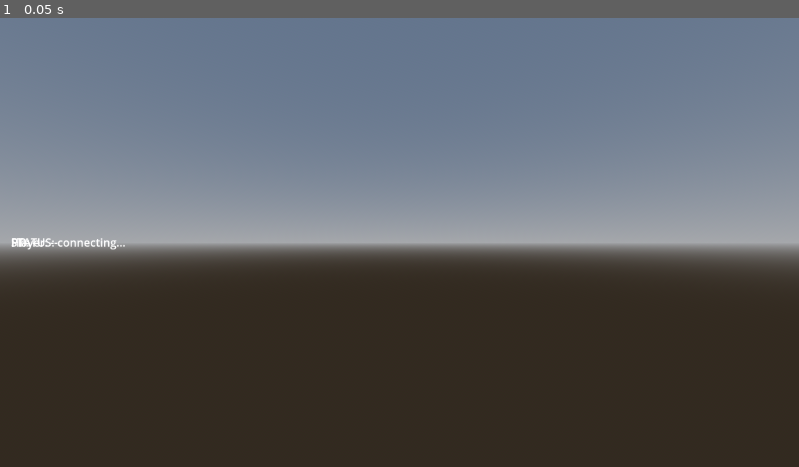
Above: before the commit, frame 1.
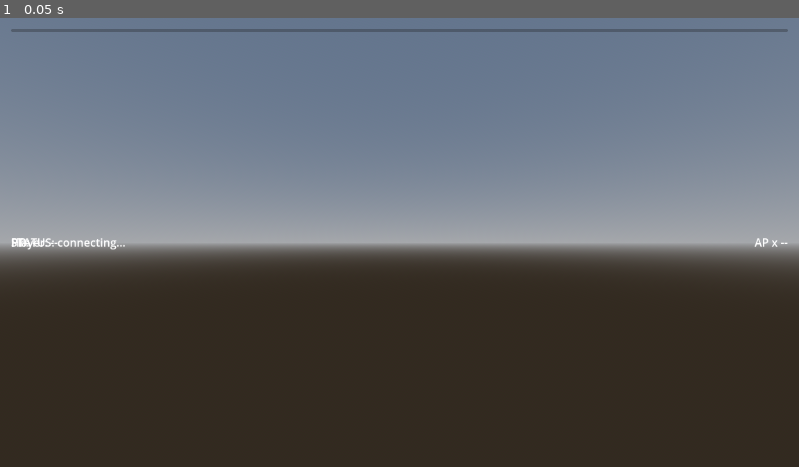
Above: after the commit, the same moment.

Repository: fqdeng/tank-war-world
Game: Godot game, scene res://client/main_client.tscn
The game is run twice, just before and just after one commit, with the same random seed, the same clock (stepped at 60 frames per second) and the same inputs.
Inputs:
- Up to frame 1 (0.05 s): no input

The runs differ from the first frame. In frame 1, 0.7% of the frame differs, in the area x 1-99%, y 2-52%.
Error after the commit: Assertion failed: WS connect_to_url failed (err=1) (res://client/net/ws_client.gd:16)

Commit message:
tune(plan-05): slower shells (280 m/s) + quick reload (2.5s) + ammo/reload UI
- Shell initial speed 450 → 280 for pronounced ballistic drop
- Reload time 4.5s → 2.5s
- TankSnapshot carries ammo + reload_remaining
- BasicHUD shows ammo count + reload progress bar
- Scope overlay shows ammo + reload progress bar

Diff:
--- a/client/hud/basic_hud.gd
+++ b/client/hud/basic_hud.gd
@@ -4,6 +4,8 @@
 @onready var _status: Label = $Container/StatusLabel
 @onready var _hp: Label = $Container/HpLabel
 @onready var _id: Label = $Container/IdLabel
+@onready var _ammo: Label = $Container/AmmoLabel
+@onready var _reload: ProgressBar = $Container/ReloadBar
 
 func set_status(s: String) -> void:
     if _status:
@@ -16,3 +18,14 @@
 func set_player_id(pid: int) -> void:
     if _id:
         _id.text = "Player: %d" % pid
+
+func set_ammo(n: int) -> void:
+    if _ammo:
+        _ammo.text = "AP x %d" % n
+
+# remaining_s: seconds left on reload; total_s: reload duration. 0 remaining = full bar.
+func set_reload(remaining_s: float, total_s: float) -> void:
+    if _reload == null or total_s <= 0.0:
+        return
+    var frac: float = 1.0 - clamp(remaining_s / total_s, 0.0, 1.0)
+    _reload.value = frac
--- a/client/hud/basic_hud.tscn
+++ b/client/hud/basic_hud.tscn
@@ -30,3 +30,29 @@
 anchor_bottom = 1.0
 offset_top = -20
 text = "Player: --"
+
+[node name="AmmoLabel" type="Label" parent="Container"]
+anchor_left = 1.0
+anchor_top = 1.0
+anchor_right = 1.0
+anchor_bottom = 1.0
+offset_left = -220
+offset_top = -56
+offset_right = -20
+offset_bottom = -36
+horizontal_alignment = 2
+text = "AP x --"
+
+[node name="ReloadBar" type="ProgressBar" parent="Container"]
+anchor_left = 1.0
+anchor_top = 1.0
+anchor_right = 1.0
+anchor_bottom = 1.0
+offset_left = -220
+offset_top = -30
+offset_right = -20
+offset_bottom = -10
+min_value = 0.0
+max_value = 1.0
+step = 0.01
+show_percentage = false
--- a/client/hud/scope_overlay.gd
+++ b/client/hud/scope_overlay.gd
@@ -5,6 +5,7 @@
 @onready var _dist_label: Label = $DistLabel
 @onready var _ammo_label: Label = $AmmoLabel
 @onready var _pitch_label: Label = $PitchLabel
+@onready var _reload: ProgressBar = $ReloadBar
 
 func set_zoom(z: int) -> void:
     if _zoom_label:
@@ -24,6 +25,12 @@
 func set_pitch(deg: float) -> void:
     if _pitch_label:
         _pitch_label.text = "GUN %+.1f°" % deg
+
+func set_reload(remaining_s: float, total_s: float) -> void:
+    if _reload == null or total_s <= 0.0:
+        return
+    var frac: float = 1.0 - clamp(remaining_s / total_s, 0.0, 1.0)
+    _reload.value = frac
 
 func _draw() -> void:
     var w: float = size.x
--- a/client/hud/scope_overlay.tscn
+++ b/client/hud/scope_overlay.tscn
@@ -27,21 +27,33 @@
 [node name="AmmoLabel" type="Label" parent="Reticle"]
 anchor_left = 1.0
 anchor_right = 1.0
-offset_left = -200
+offset_left = -220
 offset_top = 18
-offset_right = -18
+offset_right = -20
 offset_bottom = 50
 horizontal_alignment = 2
 text = "AP x --"
+
+[node name="ReloadBar" type="ProgressBar" parent="Reticle"]
+anchor_left = 1.0
+anchor_right = 1.0
+offset_left = -220
+offset_top = 48
+offset_right = -20
+offset_bottom = 68
+min_value = 0.0
+max_value = 1.0
+step = 0.01
+show_percentage = false
 
 [node name="PitchLabel" type="Label" parent="Reticle"]
 anchor_left = 1.0
 anchor_top = 1.0
 anchor_right = 1.0
 anchor_bottom = 1.0
-offset_left = -200
-offset_top = -60
-offset_right = -18
+offset_left = -220
+offset_top = -40
+offset_right = -20
 offset_bottom = -18
 horizontal_alignment = 2
 text = "GUN +0.0°"
--- a/client/main_client.gd
+++ b/client/main_client.gd
@@ -118,6 +118,7 @@
     ls.pos = msg.spawn_pos
     ls.yaw = PI if msg.team == 1 else 0.0
     ls.initialize_parts(Constants.TANK_MAX_HP)
+    ls.ammo = Constants.TANK_AMMO_CAPACITY
     ls.alive = true
     _prediction = Prediction.new()
     add_child(_prediction)
@@ -134,7 +135,7 @@
         if t.player_id == _my_player_id:
             _ensure_view(t.player_id, t.team, true)
             if _prediction:
-                _prediction.reconcile(t.pos, t.yaw, t.turret_yaw, t.gun_pitch, t.hp, t.last_input_tick)
+                _prediction.reconcile(t.pos, t.yaw, t.turret_yaw, t.gun_pitch, t.hp, t.last_input_tick, t.ammo, t.reload_remaining)
             _camera.set_target(_tanks[t.player_id])
             _hud.set_hp(t.hp)
         else:
@@ -287,11 +288,15 @@
     if _prediction != null and _tanks.has(_my_player_id):
         var s = _prediction.state()
         _tanks[_my_player_id].apply_predicted(s.pos, s.yaw, s.turret_yaw, s.gun_pitch, s.hp)
+        # Base HUD always shows ammo + reload
+        _hud.set_ammo(s.ammo)
+        _hud.set_reload(s.reload_remaining, Constants.TANK_RELOAD_S)
         # Scope overlay readings
         if _in_scope and _scope_cam != null:
             var reticle = _scope_overlay.get_node("Reticle")
             reticle.set_ammo(s.ammo)
             reticle.set_pitch(rad_to_deg(s.gun_pitch))
+            reticle.set_reload(s.reload_remaining, Constants.TANK_RELOAD_S)
             var origin: Vector3 = _scope_cam.global_position
             var fwd: Vector3 = -_scope_cam.global_transform.basis.z
             reticle.set_distance(_raycast_terrain_distance(origin, fwd))
--- a/client/tank/prediction.gd
+++ b/client/tank/prediction.gd
@@ -34,7 +34,8 @@
 
 # On snapshot: discard acked inputs, reconcile if diverged.
 func reconcile(server_pos: Vector3, server_yaw: float, server_turret_yaw: float,
-        server_gun_pitch: float, server_hp: int, acked_tick: int) -> void:
+        server_gun_pitch: float, server_hp: int, acked_tick: int,
+        server_ammo: int = -1, server_reload: float = -1.0) -> void:
     if _state == null:
         return
     while _input_history.size() > 0 and int(_input_history[0]["tick"]) <= acked_tick:
@@ -52,3 +53,7 @@
     _state.turret_yaw = server_turret_yaw
     _state.gun_pitch = server_gun_pitch
     _state.hp = server_hp
+    if server_ammo >= 0:
+        _state.ammo = server_ammo
+    if server_reload >= 0.0:
+        _state.reload_remaining = server_reload
--- a/common/constants.gd
+++ b/common/constants.gd
@@ -25,7 +25,7 @@
 const TANK_TURRET_ROT_DPS: float = 36.0
 const TANK_TURN_RATE_DPS: float = 45.0
 const TANK_FIRE_DAMAGE: int = 260
-const TANK_RELOAD_S: float = 4.5
+const TANK_RELOAD_S: float = 2.5
 const TANK_AMMO_CAPACITY: int = 24
 
 # Hitscan (Plan 01 placeholder for parabolic ballistics)
@@ -35,7 +35,7 @@
 const RESPAWN_COOLDOWN_S: float = 10.0
 
 # --- Ballistics (Plan 02) ---
-const SHELL_INITIAL_SPEED: float = 450.0  # m/s
+const SHELL_INITIAL_SPEED: float = 280.0  # m/s — low enough for pronounced ballistic drop
 const GRAVITY: float = 9.8
 const SHELL_MAX_LIFETIME_S: float = 8.0
 const SHELL_STEP_SUBDIVISIONS: int = 4  # per-tick sub-steps for swept collision
--- a/common/protocol/messages.gd
+++ b/common/protocol/messages.gd
@@ -96,12 +96,14 @@
     var gun_pitch: float = 0.0
     var hp: int = 0
     var last_input_tick: int = 0
+    var ammo: int = 0
+    var reload_remaining: float = 0.0
 
 class Snapshot:
     var tick: int = 0
     var tanks: Array = []  # Array[TankSnapshot]
 
-    func add_tank(pid: int, team: int, pos: Vector3, yaw: float, turret_yaw: float, gun_pitch: float, hp: int, last_input_tick: int = 0) -> void:
+    func add_tank(pid: int, team: int, pos: Vector3, yaw: float, turret_yaw: float, gun_pitch: float, hp: int, last_input_tick: int = 0, ammo: int = 0, reload_remaining: float = 0.0) -> void:
         var t := TankSnapshot.new()
         t.player_id = pid
         t.team = team
@@ -111,6 +113,8 @@
         t.gun_pitch = gun_pitch
         t.hp = hp
         t.last_input_tick = last_input_tick
+        t.ammo = ammo
+        t.reload_remaining = reload_remaining
         tanks.append(t)
 
     func encode() -> PackedByteArray:
@@ -126,6 +130,8 @@
             Codec.write_f32(buf, t.gun_pitch)
             Codec.write_u16(buf, t.hp)
             Codec.write_u32(buf, t.last_input_tick)
+            Codec.write_u8(buf, t.ammo)
+            Codec.write_f32(buf, t.reload_remaining)
         return buf
 
     static func decode(buf: PackedByteArray) -> Snapshot:
@@ -143,6 +149,8 @@
             t.gun_pitch = Codec.read_f32(buf, c)
             t.hp = Codec.read_u16(buf, c)
             t.last_input_tick = Codec.read_u32(buf, c)
+            t.ammo = Codec.read_u8(buf, c)
+            t.reload_remaining = Codec.read_f32(buf, c)
             m.tanks.append(t)
         return m
 
--- a/server/sim/tick_loop.gd
+++ b/server/sim/tick_loop.gd
@@ -84,7 +84,7 @@
     for pid in _world.tanks:
         var s = _world.tanks[pid]
         if s.alive:
-            snap.add_tank(s.player_id, s.team, s.pos, s.yaw, s.turret_yaw, s.gun_pitch, s.hp, s.last_acked_input_tick)
+            snap.add_tank(s.player_id, s.team, s.pos, s.yaw, s.turret_yaw, s.gun_pitch, s.hp, s.last_acked_input_tick, s.ammo, s.reload_remaining)
     _ws_server.broadcast(MessageType.SNAPSHOT, snap.encode())
 
 func _on_client_connected(peer_id: int, connect_msg) -> void:
--- a/tests/test_messages.gd
+++ b/tests/test_messages.gd
@@ -54,19 +54,19 @@
 func test_snapshot_roundtrip_multiple_tanks() -> void:
     var msg := Messages.Snapshot.new()
     msg.tick = 1234
-    msg.add_tank(1, 0, Vector3(10, 0, 20), 0.5, 0.1, 0.0, 850, 777)
-    msg.add_tank(2, 1, Vector3(-30, 2, 40), 1.5, 0.2, 0.3, 600, 888)
+    msg.add_tank(1, 0, Vector3(10, 0, 20), 0.5, 0.1, 0.0, 850, 777, 24, 0.0)
+    msg.add_tank(2, 1, Vector3(-30, 2, 40), 1.5, 0.2, 0.3, 600, 888, 12, 1.75)
     var bytes := msg.encode()
     var decoded := Messages.Snapshot.decode(bytes)
     assert_eq(decoded.tick, 1234)
     assert_eq(decoded.tanks.size(), 2)
     assert_eq(decoded.tanks[0].player_id, 1)
-    assert_eq(decoded.tanks[0].team, 0)
     assert_eq(decoded.tanks[0].hp, 850)
     assert_eq(decoded.tanks[0].last_input_tick, 777)
-    assert_eq(decoded.tanks[1].player_id, 2)
-    assert_eq(decoded.tanks[1].hp, 600)
-    assert_eq(decoded.tanks[1].last_input_tick, 888)
+    assert_eq(decoded.tanks[0].ammo, 24)
+    assert_almost_eq(decoded.tanks[0].reload_remaining, 0.0, 0.001)
+    assert_eq(decoded.tanks[1].ammo, 12)
+    assert_almost_eq(decoded.tanks[1].reload_remaining, 1.75, 0.001)
 
 func test_fire_roundtrip() -> void:
     var msg := Messages.Fire.new()
